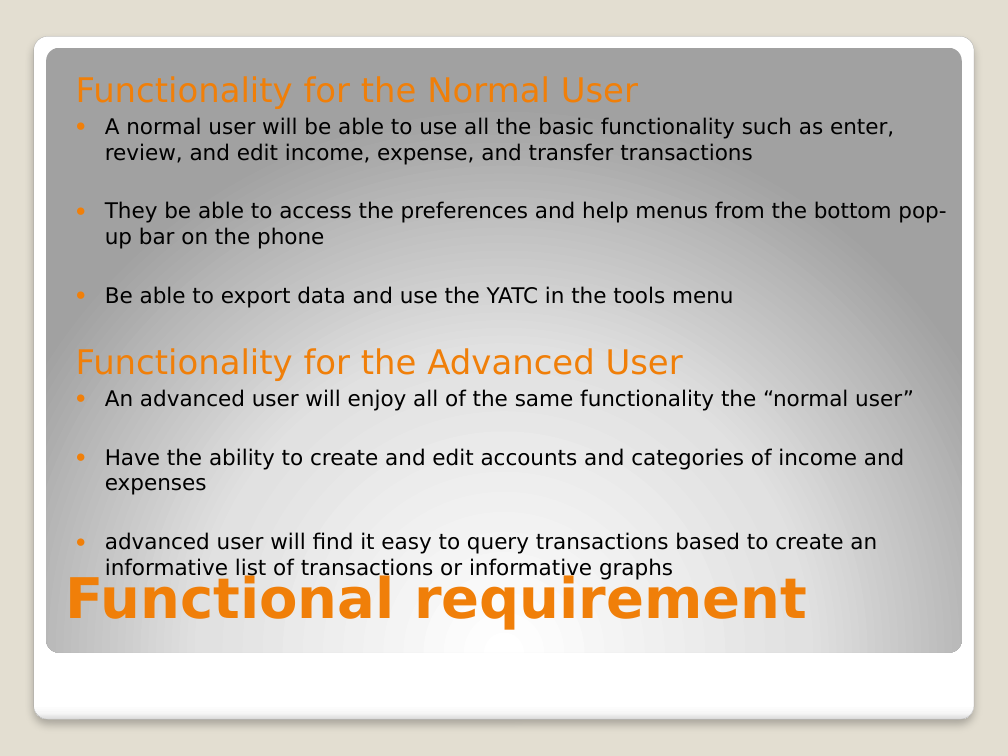
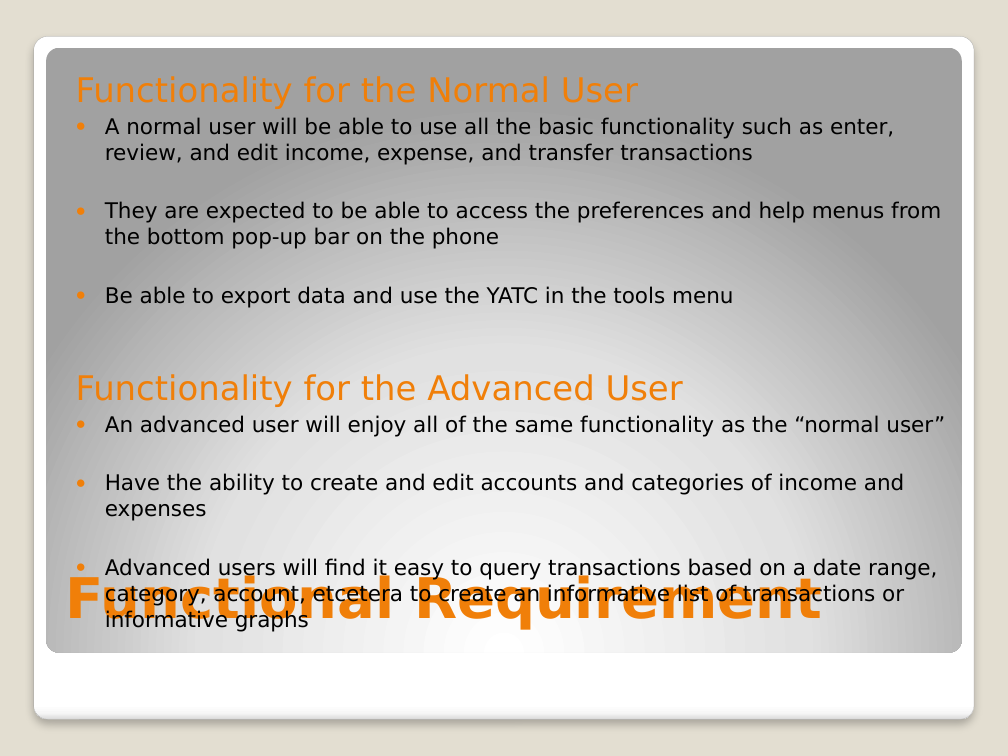
Before and after one commit to zero994/minttrack, a slide deck: slide 3 of Documentation/DevelopAnalysis/MintTrack.pptx. Drawn at 1008x756 pixels with LibreOffice and Linux fonts; fonts in the diff are those of the drawing. Boxes give left, top, right and bottom in pixels: in the first picture for what was removed or moved away, otherwise in the second. Text is boxed around its words. In the diff, an @@ line names an element or a change of style, - is before the commit and + after.

```diff
--- a/Documentation/DevelopAnalysis/MintTrack.pptx
+++ b/Documentation/DevelopAnalysis/MintTrack.pptx
@@ text at [105, 201, 941, 249]: text changed @@
-● They be able to access the preferences and help menus from the bottom pop-up bar on the phone
+● They are expected to be able to access the preferences and help menus from the bottom pop-up bar on the phone
@@ text at [105, 415, 945, 437]: text changed @@
-● An advanced user will enjoy all of the same functionality the “normal user”
+● An advanced user will enjoy all of the same functionality as the “normal user”
@@ text at [105, 558, 937, 632]: text changed @@
-● advanced user will find it easy to query transactions based to create an informative list of transactions or informative graphs
+● Advanced users will find it easy to query transactions based on a date range, category, account, etcetera to create an informative list of transactions or informative graphs
@@ title at [65, 573, 822, 630]: text changed @@
-  Functional requirement
+  Functional Requirement
```
Also in this commit, not shown: 3 other slides changed.
